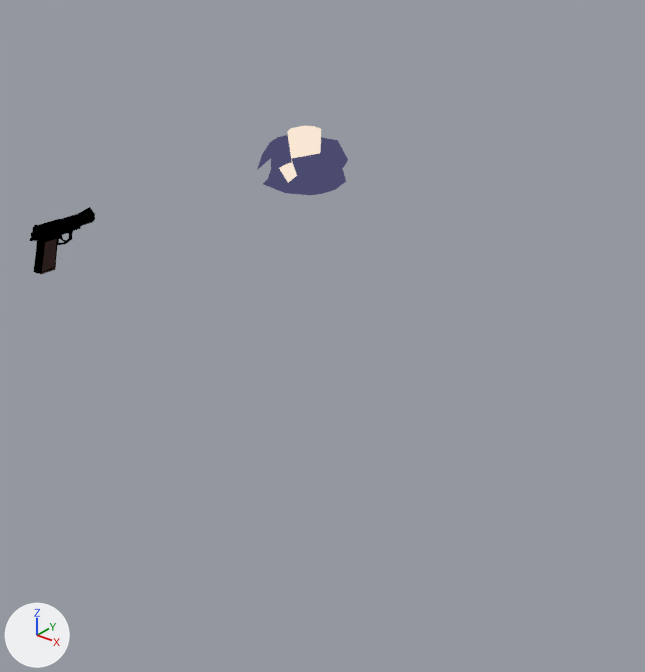
An edit to the Blender file Victoria/Victoria2.blend, drawn before and after from the same camera.
Before and after are seen from a 50 mm lens placed at (1.481, -1.681, 2.064), pointed at (0.011, 0.156, 0.925). Every picture has the same lights, and +X, +Y and +Z are marked at lower left.

Names of what the first picture shows: 'Plane', 'neck'.
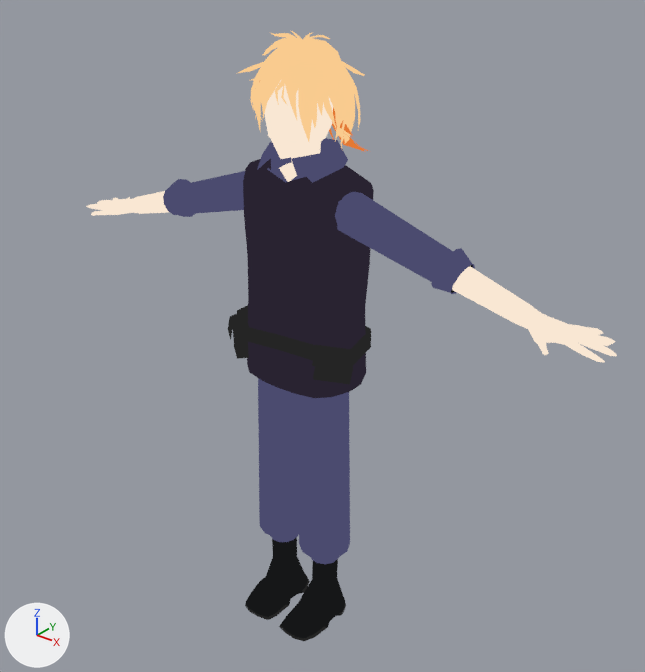
Commit message: Сделал пояс

What differs and where, as boxes (x1, y1, x2, y2) in the pictures (645 x 672 px):
'west', shown (black)
    after: (243, 158, 374, 398)
'shtans', shown (blue)
    after: (258, 378, 350, 564)
'hans', shown
    after: (86, 168, 617, 362)
'upper hair', shown (beige)
    after: (238, 30, 365, 148)
'shoes', shown (black)
    after: (245, 537, 346, 641)
'пояс', added (black)
    after: (228, 305, 371, 384)
'hed', shown
    after: (259, 81, 371, 159)
'Plane', hidden (black)
    before: (30, 207, 95, 274)

The change, as a list of edits to the scene's bpy script:
```text
Add me_circle_001:
    me_circle_001.from_pydata(...)  # 116 vertices, 115 faces; spans x -0.225..0.213, y -0.062..0.197, z 0.88..1.009
    me_circle_001.materials.append(mat_material)  # picture img_texture_png
Change ob_hans:
    remove ob_hans.hide_set(True)
Change ob_hed:
    remove ob_hed.hide_set(True)
Change ob_shoes:
    remove ob_shoes.hide_set(True)
Change ob_shtans:
    remove ob_shtans.hide_set(True)
Change ob_upper_hair:
    remove ob_upper_hair.hide_set(True)
Change ob_west:
    remove ob_west.hide_set(True)
Change ob_plane:
    add ob_plane.hide_set(True)  # its collection is switched off
Add ob_пояс:
    ob_пояс = bpy.data.objects.new('пояс', me_circle_001)
    ob_пояс.location = (0.0, 0.0, 0.0)
```
